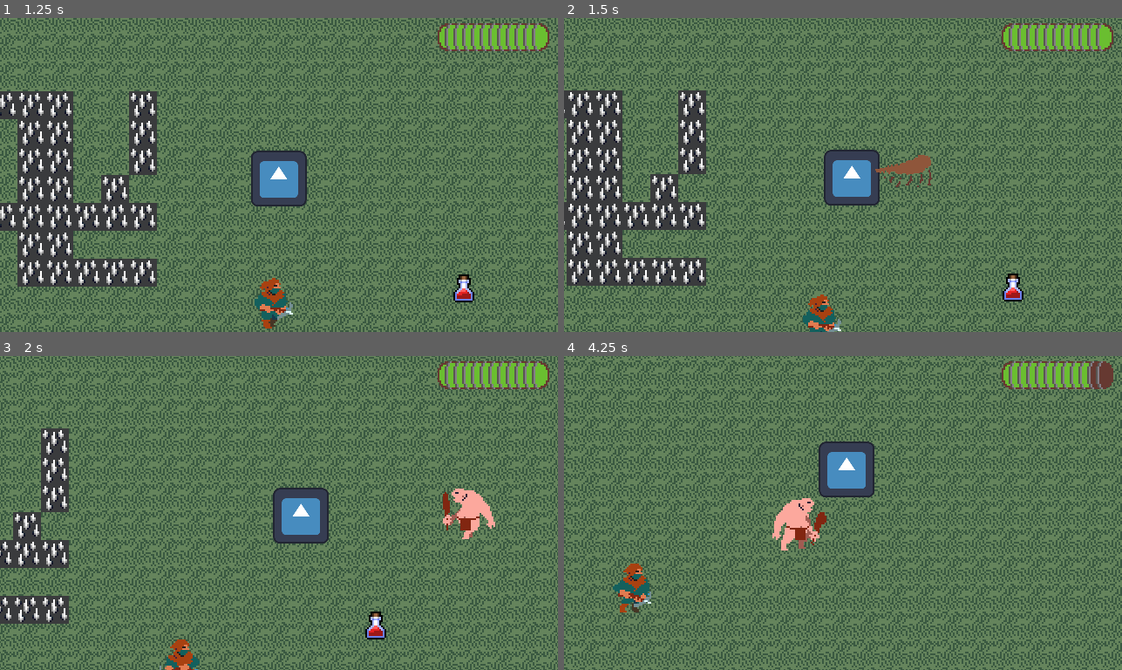
Above: before the commit, frames 1-4 (two rows, left to right).
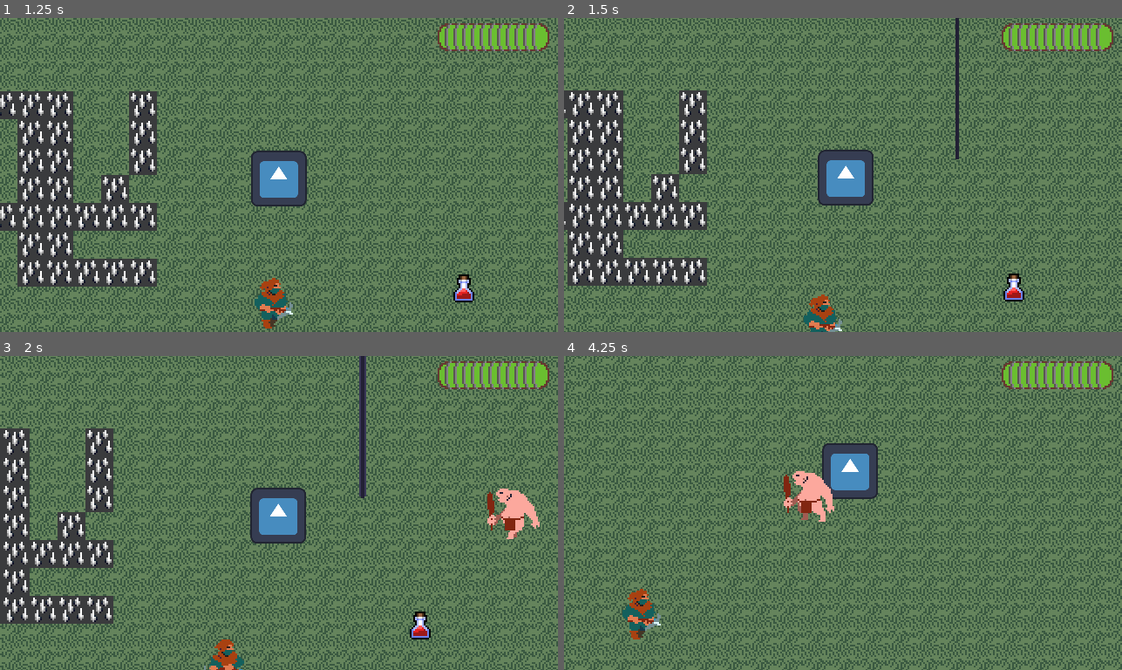
Above: after the commit, the same moments.

Repository: KxUgh/48h-game-jam-game
Game: Godot game, scene res://scenes/main_menu.tscn
Two runs of this game, one before a commit and one after it. Both use one fixed random seed, a clock stepped at 60 frames per second and the inputs below. The engine's default icon, where the game draws it, is replaced by a stand-in: a white triangle on a blue panel in a dark square.
Inputs (mouse positions are in pixels of both pictures, inside the frame that each line leads up to):
- Up to frame 1 (1.25 s): click "Game the Game" at 0.5 s
- Up to frame 2 (1.5 s): move the mouse to (965, 159) at 1.27 s; hold D (right) from 1.28 s (still down); click (965, 159) at 1.35 s
- Up to frame 3 (2 s): keep holding D (right)
- Up to frame 4 (4.25 s): move the mouse to (731, 528) at 2.02 s; release D (right) at 2.03 s; hold S (down) 2.03-2.78 s; click (731, 528) at 2.1 s; move the mouse to (898, 443) at 2.77 s; hold D (right) 2.78-3.53 s; click (898, 443) at 2.85 s; move the mouse to (815, 575) at 3.52 s; hold W (up) from 3.53 s (still down); click (815, 575) at 3.6 s

Frame 1 is identical in both runs. In frame 2, 30% of the frame differs, in the area x 0-100%, y 0-100%; in frame 3, 49%; in frame 4, 52%.

Commit message:
Change player attack

Diff:
--- /dev/null
+++ b/scenes/beam.tscn
@@ -0,0 +1,88 @@
+[gd_scene load_steps=13 format=3 uid="uid://37glos6x4amo"]
+
+[ext_resource type="Script" path="res://scripts/beam.gd" id="1_e8fkk"]
+[ext_resource type="Texture2D" uid="uid://d1s8lhlk85jrv" path="res://assets/beam.png" id="2_r0k81"]
+
+[sub_resource type="CapsuleShape2D" id="CapsuleShape2D_ooub3"]
+radius = 9.0
+height = 18.0
+
+[sub_resource type="AtlasTexture" id="AtlasTexture_ehtok"]
+atlas = ExtResource("2_r0k81")
+region = Rect2(0, 0, 32, 128)
+
+[sub_resource type="AtlasTexture" id="AtlasTexture_6m7vb"]
+atlas = ExtResource("2_r0k81")
+region = Rect2(32, 0, 32, 128)
+
+[sub_resource type="AtlasTexture" id="AtlasTexture_12qnp"]
+atlas = ExtResource("2_r0k81")
+region = Rect2(64, 0, 32, 128)
+
+[sub_resource type="AtlasTexture" id="AtlasTexture_7w8a6"]
+atlas = ExtResource("2_r0k81")
+region = Rect2(96, 0, 32, 128)
+
+[sub_resource type="AtlasTexture" id="AtlasTexture_omdq2"]
+atlas = ExtResource("2_r0k81")
+region = Rect2(128, 0, 32, 128)
+
+[sub_resource type="AtlasTexture" id="AtlasTexture_gcvt8"]
+atlas = ExtResource("2_r0k81")
+region = Rect2(160, 0, 32, 128)
+
+[sub_resource type="AtlasTexture" id="AtlasTexture_mmaq5"]
+atlas = ExtResource("2_r0k81")
+region = Rect2(192, 0, 32, 128)
+
+[sub_resource type="AtlasTexture" id="AtlasTexture_k72ab"]
+atlas = ExtResource("2_r0k81")
+region = Rect2(224, 0, 32, 128)
+
+[sub_resource type="SpriteFrames" id="SpriteFrames_28lr4"]
+animations = [{
+"frames": [{
+"duration": 10.0,
+"texture": SubResource("AtlasTexture_ehtok")
+}, {
+"duration": 8.0,
+"texture": SubResource("AtlasTexture_6m7vb")
+}, {
+"duration": 1.0,
+"texture": SubResource("AtlasTexture_12qnp")
+}, {
+"duration": 1.0,
+"texture": SubResource("AtlasTexture_7w8a6")
+}, {
+"duration": 1.0,
+"texture": SubResource("AtlasTexture_omdq2")
+}, {
+"duration": 1.0,
+"texture": SubResource("AtlasTexture_gcvt8")
+}, {
+"duration": 1.0,
+"texture": SubResource("AtlasTexture_mmaq5")
+}, {
+"duration": 1.0,
+"texture": SubResource("AtlasTexture_k72ab")
+}],
+"loop": false,
+"name": &"default",
+"speed": 25.0
+}]
+
+[node name="Beam" type="Area2D" node_paths=PackedStringArray("sprite")]
+top_level = true
+monitoring = false
+script = ExtResource("1_e8fkk")
+sprite = NodePath("AnimatedSprite2D")
+
+[node name="CollisionShape2D" type="CollisionShape2D" parent="."]
+shape = SubResource("CapsuleShape2D_ooub3")
+
+[node name="AnimatedSprite2D" type="AnimatedSprite2D" parent="."]
+position = Vector2(0, -48)
+sprite_frames = SubResource("SpriteFrames_28lr4")
+autoplay = "default"
+frame = 7
+frame_progress = 1.0
--- a/scenes/player.tscn
+++ b/scenes/player.tscn
@@ -1,23 +1,24 @@
-[gd_scene load_steps=6 format=3 uid="uid://by2vub21vtxyo"]
+[gd_scene load_steps=5 format=3 uid="uid://by2vub21vtxyo"]
 
 [ext_resource type="Script" path="res://scripts/player.gd" id="1_8x3jl"]
 [ext_resource type="Texture2D" uid="uid://o68a8bjvx1yl" path="res://assets/icon.svg" id="2_ur10b"]
-[ext_resource type="PackedScene" uid="uid://kvhgs413g3gg" path="res://scenes/sword.tscn" id="3_d6vd4"]
-[ext_resource type="PackedScene" uid="uid://cgcoauqh6nqty" path="res://scenes/club_attack.tscn" id="4_1v1bj"]
+[ext_resource type="PackedScene" uid="uid://dh13r0t68njda" path="res://scenes/wand.tscn" id="3_088xm"]
 
 [sub_resource type="CapsuleShape2D" id="CapsuleShape2D_uqn3e"]
 radius = 16.0
 height = 32.0
 
-[node name="Player" type="CharacterBody2D" node_paths=PackedStringArray("sword") groups=["Players"]]
+[node name="Player" type="CharacterBody2D" node_paths=PackedStringArray("wand") groups=["Players"]]
 collision_layer = 2
 collision_mask = 5
 motion_mode = 1
 script = ExtResource("1_8x3jl")
-sword = NodePath("Sword")
-speed = 100.0
+wand = NodePath("Wand")
+base_speed = 100.0
 acceleration = 12.0
+casting_time = 0.7
 max_health = 10.0
+attack_cooldown = 2.0
 damage_delay = 1.0
 
 [node name="CollisionShape2D" type="CollisionShape2D" parent="."]
@@ -27,7 +28,6 @@
 scale = Vector2(0.25, 0.25)
 texture = ExtResource("2_ur10b")
 
-[node name="Sword" parent="." node_paths=PackedStringArray("weapon_owner") instance=ExtResource("3_d6vd4")]
-slash = ExtResource("4_1v1bj")
+[node name="Wand" parent="." node_paths=PackedStringArray("weapon_owner") instance=ExtResource("3_088xm")]
 weapon_owner = NodePath("..")
-damage = 2.0
+damage = 5.0
--- /dev/null
+++ b/scenes/wand.tscn
@@ -0,0 +1,8 @@
+[gd_scene load_steps=3 format=3 uid="uid://dh13r0t68njda"]
+
+[ext_resource type="Script" path="res://scripts/wand.gd" id="1_3cq4l"]
+[ext_resource type="PackedScene" uid="uid://37glos6x4amo" path="res://scenes/beam.tscn" id="2_6y0sv"]
+
+[node name="Wand" type="Node2D"]
+script = ExtResource("1_3cq4l")
+spell = ExtResource("2_6y0sv")
--- /dev/null
+++ b/scripts/beam.gd
@@ -0,0 +1,10 @@
+extends Attack
+
+@export var sprite: AnimatedSprite2D
+
+
+func _process(delta: float) -> void:
+	if not sprite.is_playing():
+		queue_free()
+	if sprite.frame > 1:
+		monitoring = true
--- a/scripts/player.gd
+++ b/scripts/player.gd
@@ -3,23 +3,29 @@
 
 signal health_changed()
 
-@export var sword: Weapon
-@export var speed: float
+@export var wand: Weapon
+@export var base_speed: float
 @export var acceleration: float
+@export var casting_time: float
 
-func _ready() -> void:
-	pass
+@onready var since_last_cast: float = casting_time
+@onready var speed = base_speed
 
 func _physics_process(delta: float) -> void:
 	super(delta)
+	since_last_cast += delta
+	calculate_speed()
+
 	var x_direction: float = Input.get_axis("left","right")
 	var y_direction: float = Input.get_axis("up","down")
 	var direction: Vector2 = Vector2(x_direction,y_direction).normalized()
 
 	velocity = lerp(velocity,speed * direction,acceleration * delta)
 
-	if Input.is_action_just_pressed("attack"):
-		sword.attack(position,get_global_mouse_position())
+	if Input.is_action_just_pressed("attack") and can_attack():
+		wand.attack(position,get_global_mouse_position())
+		since_last_cast = 0
+		since_last_attack = 0
 
 	move_and_slide()
 
@@ -35,3 +41,12 @@
 	health += amount
 	health = clampf(health,0,max_health)
 	health_changed.emit()
+
+func can_attack() -> bool:
+	return super()
+
+func calculate_speed() -> void:
+	if since_last_cast < casting_time:
+		speed = base_speed * 0.3
+	else:
+		speed = base_speed
--- /dev/null
+++ b/scripts/wand.gd
@@ -0,0 +1,8 @@
+extends Weapon
+
+@export var spell: PackedScene
+
+func attack(_origin_position: Vector2, target_position: Vector2) -> void:
+	var spell_instance: Attack = init_attack(spell)
+	spell_instance.position = target_position
+	add_child(spell_instance)
Binary file added: assets/beam.png
Not shown, added: assets/beam.png.import
